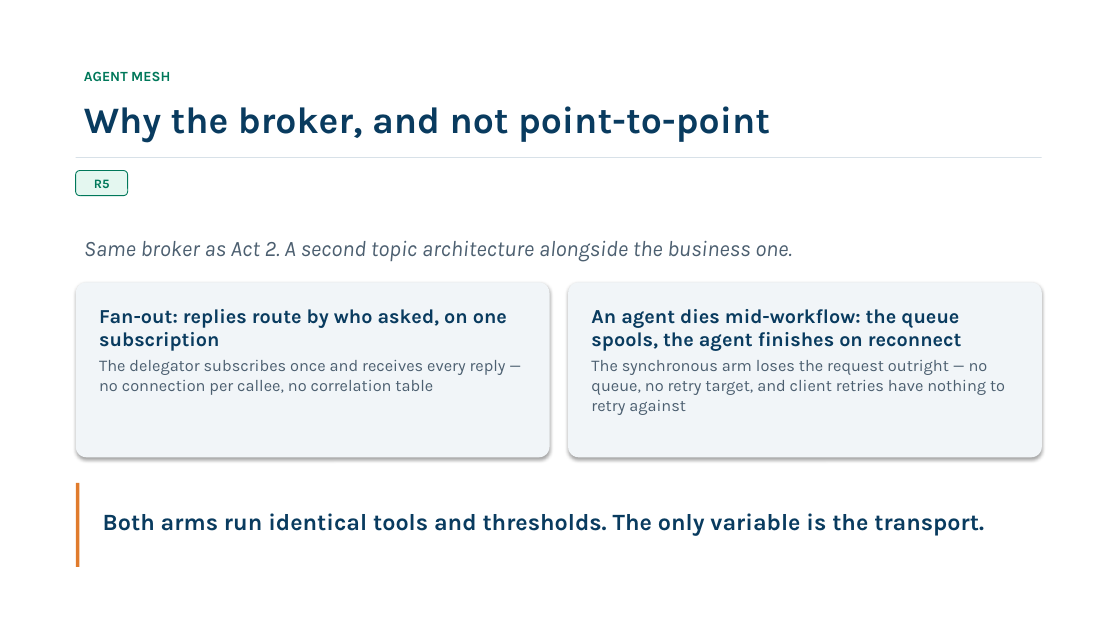
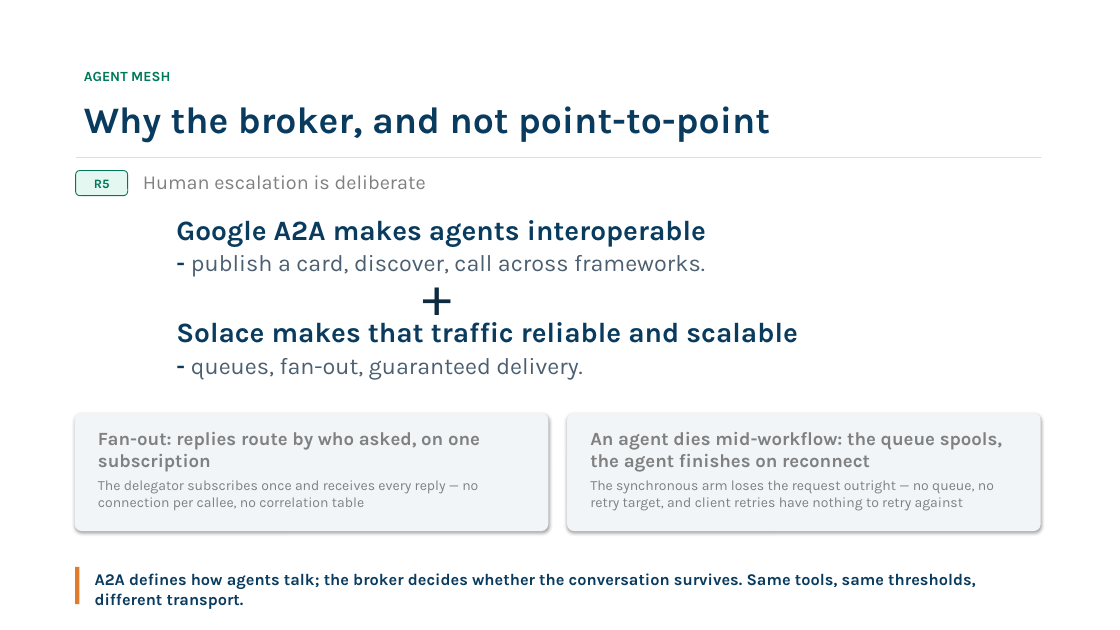
Before and after one commit to aaugust/solace-order-exceptions, a slide deck: slide 13 of presentation/Solace-Demo-Meridian-2026-09-04.pptx. Drawn at 1120x630 pixels with LibreOffice and Linux fonts; fonts in the diff are those of the drawing. Boxes give left, top, right and bottom in pixels: in the first picture for what was removed or moved away, otherwise in the second. Text is boxed around its words. In the diff, an @@ line names an element or a change of style, - is before the commit and + after.

```diff
--- a/presentation/Solace-Demo-Meridian-2026-09-04.pptx
+++ b/presentation/Solace-Demo-Meridian-2026-09-04.pptx
@@ text added at (143, 175, 426, 189), 17 pt, text #808080 @@
+Human escalation is deliberate
@@ text at (176, 220, 797, 379): text changed; size 19 to 20 pt; italic off @@
-Same broker as Act 2. A second topic architecture alongside the business one.
+Google A2A makes agents interoperable
+- publish a card, discover, call across frameworks.
+Solace makes that traffic reliable and scalable
+- queues, fan-out, guaranteed delivery.
@@ text added at (414, 255, 473, 332), 48 pt, text #0E2A3E @@
++
@@ rounded rectangle: place and size @@
-rounded rectangle at (76, 282, 549, 457)
+rounded rectangle at (75, 413, 549, 532)
@@ rounded rectangle: place and size @@
-rounded rectangle at (568, 282, 1042, 457)
+rounded rectangle at (567, 413, 1041, 532)
@@ text "Fan-out: replies route by who ...": place and size @@
-text "Fan-out: replies route by who ..." at (99, 309, 507, 395)
+text "Fan-out: replies route by who ..." at (98, 432, 480, 510)
@@ text "Fan-out: replies route by who ..." at (98, 432, 480, 510): size 17 to 16 pt, text colour #093B5F to #808080 in "Fan-out: replies route by who asked, on ..."; size 14 to 12 pt, text colour #4C5F70 to #808080 in "The delegator subscribes once and receives every ..." @@
@@ text "An agent dies mid-workflow: the ...": place and size @@
-text "An agent dies mid-workflow: the ..." at (591, 309, 1005, 415)
+text "An agent dies mid-workflow: the ..." at (590, 432, 1002, 511)
@@ text "An agent dies mid-workflow: the ..." at (590, 432, 1002, 511): size 17 to 16 pt, text colour #093B5F to #808080 in "An agent dies mid-workflow: the queue spools, ..."; size 14 to 12 pt, text colour #4C5F70 to #808080 in "The synchronous arm loses the request outright ..." @@
@@ rectangle: place and size @@
-rectangle at (76, 483, 79, 567)
+rectangle at (75, 567, 79, 604)
@@ text at (95, 573, 976, 609): text changed; size 20 to 14 pt @@
-Both arms run identical tools and thresholds. The only variable is the transport.
+A2A defines how agents talk; the broker decides whether the conversation survives. Same tools, same thresholds, different transport.
```
Also in this commit, not shown: 1 other slide changed, 1 slide added, 1 slide removed, 5 other files.
